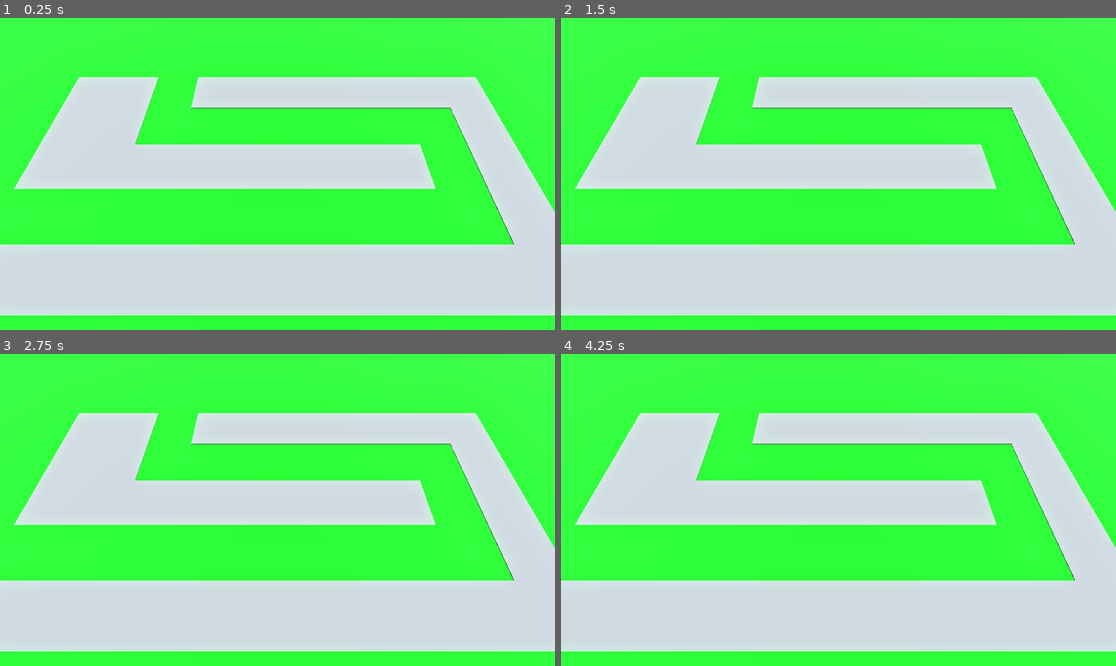
Above: before the commit, frames 1-4 (two rows, left to right).
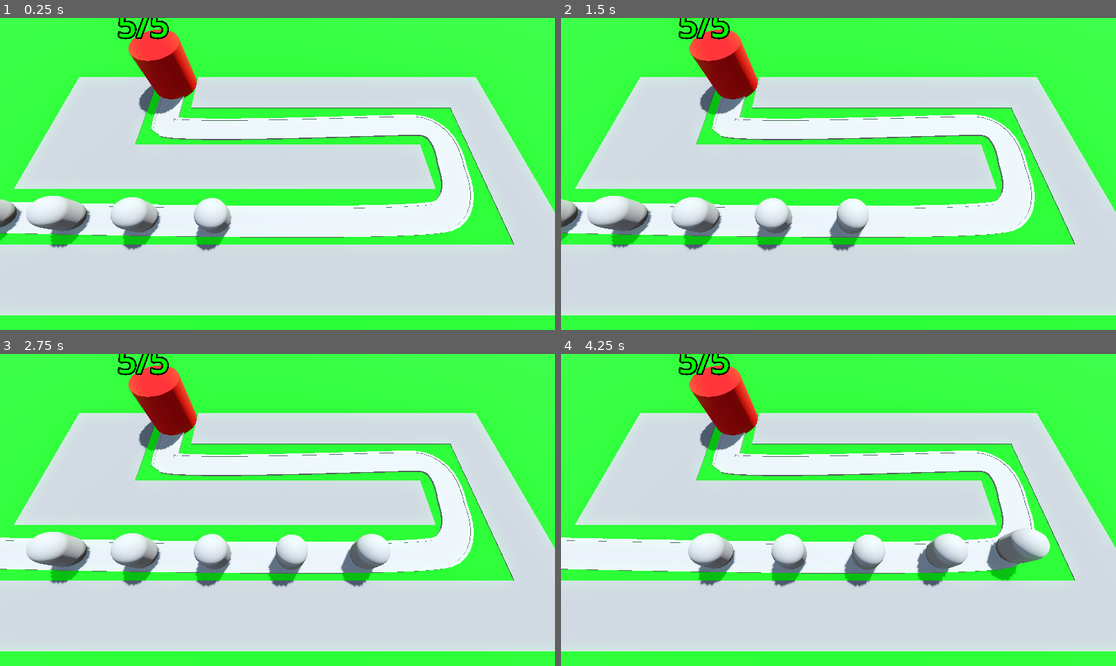
Above: after the commit, the same moments.

Repository: bmkersey/TowerDefense
Game: Godot game, scene res://BaseLevel.tscn
Two runs of this game, one before a commit and one after it. Both use one fixed random seed, a clock stepped at 60 frames per second and the inputs below. Before the commit the project has no main scene; this scene is started directly in both runs.
Inputs:
- Up to frame 1 (0.25 s): no input
- Up to frame 2 (1.5 s): no input
- Up to frame 3 (2.75 s): no input
- Up to frame 4 (4.25 s): no input

The runs differ from the first frame. In frame 1, 17% of the frame differs, in the area x 0-86%, y 0-75%; in frame 2, 17%; in frame 3, 17%; in frame 4, 17%, in the area x 0-89%, y 0-75%.

Commit message:
set up a path for enemies. set up basic enemy. Set up basic end base that can take damage. Made enemies do damage when reaching base.

Diff:
--- /dev/null
+++ b/Base/Base.gd
@@ -0,0 +1,22 @@
+extends Node3D
+
+@export var max_hp: int = 5
+var current_health: int :
+	set(health):
+		current_health = health
+		label_3d.text = str(current_health) + "/" + str(max_hp)
+		var green = Color.LIME
+		var red = Color.RED
+		label_3d.modulate = red.lerp(green, float(current_health)/float(max_hp))
+		print("Health was changed")
+		if current_health < 1:
+			get_tree().reload_current_scene()
+
+@onready var label_3d: Label3D = $Label3D
+
+func _ready() -> void:
+	current_health = max_hp
+
+func take_damage() -> void:
+	print('Ow...dont do that!')
+	current_health -= 1
--- /dev/null
+++ b/Base/Base.tscn
@@ -0,0 +1,24 @@
+[gd_scene load_steps=3 format=3 uid="uid://g3bjx2krqe6p"]
+
+[ext_resource type="Script" path="res://Base/Base.gd" id="1_mbcq0"]
+
+[sub_resource type="StandardMaterial3D" id="StandardMaterial3D_ppxma"]
+albedo_color = Color(0.807843, 0, 0.00392157, 1)
+
+[node name="Base" type="Node3D" groups=["base"]]
+transform = Transform3D(1, 0, 0, 0, 1, 0, 0, 0, 1, -10, 0, -7)
+script = ExtResource("1_mbcq0")
+
+[node name="CSGCylinder3D" type="CSGCylinder3D" parent="."]
+transform = Transform3D(1, 0, 0, 0, 1, 0, 0, 0, 1, 0, 2, 0)
+radius = 2.0
+height = 4.0
+sides = 32
+material = SubResource("StandardMaterial3D_ppxma")
+
+[node name="Label3D" type="Label3D" parent="."]
+transform = Transform3D(1, 0, 0, 0, 1, 0, 0, 0, 1, 0, 5.5, 0)
+billboard = 1
+text = "5"
+font_size = 500
+outline_size = 100
--- a/BaseLevel.tscn
+++ b/BaseLevel.tscn
@@ -1,6 +1,8 @@
-[gd_scene load_steps=6 format=3 uid="uid://d3mqq34fwlh82"]
+[gd_scene load_steps=9 format=3 uid="uid://d3mqq34fwlh82"]
 
 [ext_resource type="MeshLibrary" uid="uid://blw4qwqeyeblr" path="res://meshLib/SpaceLibrary.tres" id="1_olyc3"]
+[ext_resource type="PackedScene" uid="uid://cw61j8nirlt2p" path="res://Enemy/Enemy.tscn" id="2_3hygb"]
+[ext_resource type="PackedScene" uid="uid://g3bjx2krqe6p" path="res://Base/Base.tscn" id="3_jtu5s"]
 
 [sub_resource type="ProceduralSkyMaterial" id="ProceduralSkyMaterial_5v5ee"]
 sky_horizon_color = Color(0.64625, 0.65575, 0.67075, 1)
@@ -18,7 +20,14 @@
 [sub_resource type="StandardMaterial3D" id="StandardMaterial3D_ei5ud"]
 albedo_color = Color(0, 1, 0, 1)
 
-[node name="Node3D" type="Node3D"]
+[sub_resource type="Curve3D" id="Curve3D_aqpu3"]
+_data = {
+"points": PackedVector3Array(0, 0, 0, 0, 0, 0, -25.1121, 0, 6.0169, -2, 0, 1, 2, 0, -1, 12, 0, 6, 0, 0, 0, 0, 0, 0, 13.8837, 0, 2.15499, 3, 0, 0, -3, 0, 0, 12, 0, -2, 0, 0, 1, 0, 0, -1, -10, 0, -2, 0, 0, 0, 0, 0, 0, -10, 0, -7),
+"tilts": PackedFloat32Array(0, 0, 0, 0.000695506, 0, 0)
+}
+point_count = 6
+
+[node name="BaseLevel" type="Node3D"]
 
 [node name="WorldEnvironment" type="WorldEnvironment" parent="."]
 environment = SubResource("Environment_exa3k")
@@ -42,3 +51,71 @@
 data = {
 "cells": PackedInt32Array(65535, 65534, 0, 65534, 65534, 0, 65532, 65534, 0, 65531, 65534, 0, 65531, 65535, 0, 65531, 0 …(306 unchanged characters)…
 }
+
+[node name="Path3D" type="Path3D" parent="."]
+curve = SubResource("Curve3D_aqpu3")
+
+[node name="Road" type="CSGPolygon3D" parent="Path3D"]
+polygon = PackedVector2Array(-1, 0, -1, 0.1, 1, 0.1, 1, 0)
+mode = 2
+path_node = NodePath("..")
+path_interval_type = 0
+path_interval = 0.5
+path_simplify_angle = 0.0
+path_rotation = 2
+path_local = false
+path_continuous_u = true
+path_u_distance = 1.0
+path_joined = false
+
+[node name="LeftEdge" type="CSGPolygon3D" parent="Path3D"]
+polygon = PackedVector2Array(-1.1, 0, -1.1, 0.15, -0.9, 0.15, -0.9, 0)
+mode = 2
+path_node = NodePath("..")
+path_interval_type = 0
+path_interval = 0.5
+path_simplify_angle = 0.0
+path_rotation = 2
+path_local = false
+path_continuous_u = true
+path_u_distance = 1.0
+path_joined = false
+
+[node name="RightEdge" type="CSGPolygon3D" parent="Path3D"]
+polygon = PackedVector2Array(0.9, 0, 0.9, 0.15, 1.1, 0.15, 1.1, 0)
+mode = 2
+path_node = NodePath("..")
+path_interval_type = 0
+path_interval = 0.5
+path_simplify_angle = 0.0
+path_rotation = 2
+path_local = false
+path_continuous_u = true
+path_u_distance = 1.0
+path_joined = false
+
+[node name="Enemy" parent="Path3D" instance=ExtResource("2_3hygb")]
+transform = Transform3D(0.000455095, 0, -0.999996, 0, 0.999999, 0, 0.999996, 0, 0.000455095, -25.1121, 0, 6.0169)
+loop = false
+
+[node name="Enemy2" parent="Path3D" instance=ExtResource("2_3hygb")]
+transform = Transform3D(-0.0233692, 0, -0.999723, 0, 0.999999, 0, 0.999723, 0, -0.0233692, -20.1139, 0, 6.14283)
+progress = 5.0
+loop = false
+
+[node name="Enemy3" parent="Path3D" instance=ExtResource("2_3hygb")]
+transform = Transform3D(-0.0200066, 0, -0.999795, 0, 0.999999, 0, 0.999795, 0, -0.0200066, -15.115, 0, 6.25138)
+progress = 10.0
+loop = false
+
+[node name="Enemy4" parent="Path3D" instance=ExtResource("2_3hygb")]
+transform = Transform3D(-0.0160776, 0, -0.999866, 0, 0.999999, 0, 0.999866, 0, -0.0160776, -10.1157, 0, 6.34196)
+progress = 15.0
+loop = false
+
+[node name="Enemy5" parent="Path3D" instance=ExtResource("2_3hygb")]
+transform = Transform3D(-0.0108886, 0, -0.999936, 0, 0.999999, 0, 0.999936, 0, -0.0108886, -5.11618, 0, 6.41009)
+progress = 20.0
+loop = false
+
+[node name="Base" parent="." instance=ExtResource("3_jtu5s")]
--- /dev/null
+++ b/Enemy/Enemy.gd
@@ -0,0 +1,12 @@
+extends PathFollow3D
+
+@export var speed:float = 2.5
+@onready var base = get_tree().get_first_node_in_group("base")
+
+
+# Called every frame. 'delta' is the elapsed time since the previous frame.
+func _process(delta: float) -> void:
+	progress += delta * speed
+	if progress_ratio == 1.0:
+		base.take_damage()
+		set_process(false)
--- /dev/null
+++ b/Enemy/Enemy.tscn
@@ -0,0 +1,16 @@
+[gd_scene load_steps=3 format=3 uid="uid://cw61j8nirlt2p"]
+
+[ext_resource type="Script" path="res://Enemy/Enemy.gd" id="1_403bu"]
+
+[sub_resource type="CapsuleMesh" id="CapsuleMesh_n6lw0"]
+radius = 1.0
+height = 3.0
+
+[node name="Enemy" type="PathFollow3D"]
+transform = Transform3D(0.999996, 0, 0, 0, 0.999999, 0, 0, 0, 0.999996, 0, 0, 0)
+script = ExtResource("1_403bu")
+speed = 4.0
+
+[node name="MeshInstance3D" type="MeshInstance3D" parent="."]
+transform = Transform3D(1, 0, -1.74623e-10, 0, 1, 0, 1.74623e-10, 0, 1, 0, 1.5, 0)
+mesh = SubResource("CapsuleMesh_n6lw0")
--- a/project.godot
+++ b/project.godot
@@ -11,6 +11,7 @@
 [application]
 
 config/name="TowerDefense"
+run/main_scene="res://BaseLevel.tscn"
 config/features=PackedStringArray("4.2", "Forward Plus")
 config/icon="res://gd.svg"
 
Not shown: 4 places in meshLib/SpaceLibrary.tres that only renumber resources
